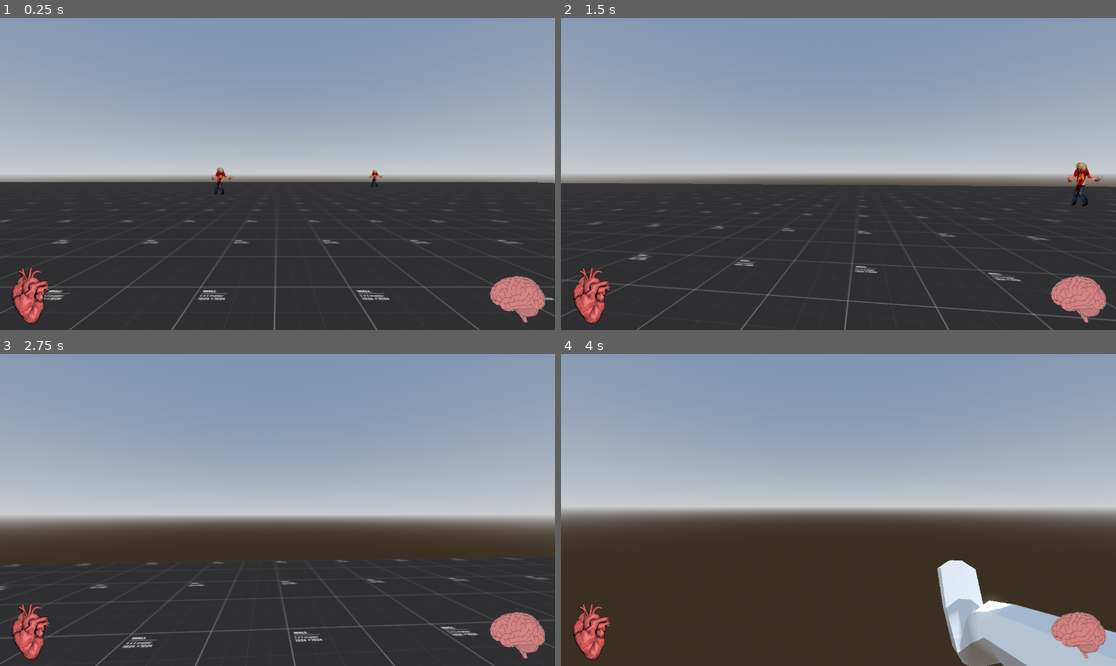
Above: before the commit, frames 1-4 (two rows, left to right).
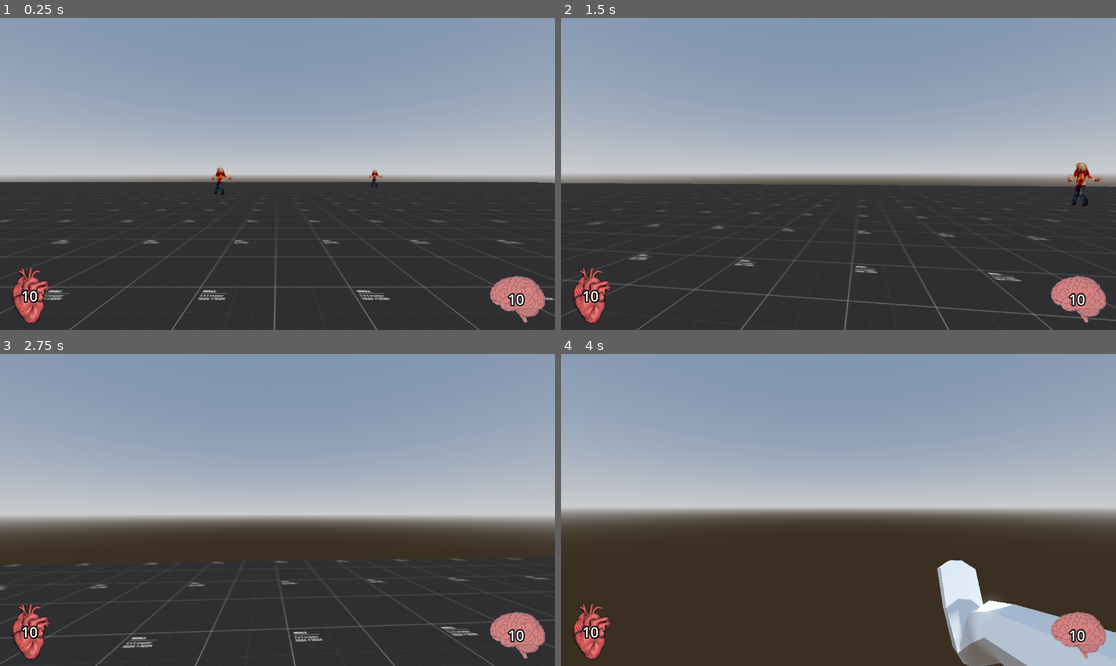
Above: after the commit, the same moments.

Repository: Jaret-McManus/BoomerShooter
Game: Godot game, scene res://scenes/main.tscn
Two runs of this game, one before a commit and one after it. Both use one fixed random seed, a clock stepped at 60 frames per second and the inputs below.
Inputs (mouse positions are in pixels of both pictures, inside the frame that each line leads up to):
- Up to frame 1 (0.25 s): no input
- Up to frame 2 (1.5 s): move the mouse to (866, 174) at 0.52 s; hold Q (kick) 0.53-1.28 s; hold W (forward) from 0.53 s (still down); tap Space (jump) at 0.77 s; move the mouse to (810, 174) at 1.27 s; tap Q (kick) at 1.35 s
- Up to frame 3 (2.75 s): keep holding W (forward); tap Space (jump) at 1.52 s; move the mouse to (288, 503) at 2.02 s; hold Q (kick) from 2.03 s (still down)
- Up to frame 4 (4 s): keep holding W (forward); move the mouse to (832, 516) at 2.77 s; release Q (kick) at 2.78 s; tap Q (kick) at 2.85 s; tap Space (jump) at 3.02, 3.77 s; move the mouse to (877, 513) at 3.52 s; hold Q (kick) from 3.53 s (still down)

The runs differ from the first frame. In frame 1, 0.2% of the frame differs, in the area x 3-95%, y 87-93%; in frame 2, 0.2%; in frame 3, 0.2%; in frame 4, 0.2%.

Commit message:
GUIManager script added
- GUI script sets health and sanity indicators
- player and GUIManager nodes added as variables to Globals script

Diff:
--- a/scenes/main.tscn
+++ b/scenes/main.tscn
@@ -1,8 +1,9 @@
-[gd_scene load_steps=5 format=3 uid="uid://c0xscpnnqghjx"]
+[gd_scene load_steps=6 format=3 uid="uid://c0xscpnnqghjx"]
 
 [ext_resource type="PackedScene" uid="uid://d14d06akjgjil" path="res://scenes/test_level.tscn" id="1_0wfyh"]
 [ext_resource type="Script" uid="uid://bgo7fmip27v01" path="res://scripts/screen_manager.gd" id="2_jyhfs"]
 [ext_resource type="Texture2D" uid="uid://r347wdjydb4x" path="res://textures/gui/heart.png" id="3_jyhfs"]
+[ext_resource type="Script" uid="uid://ch4xhh88221ey" path="res://scripts/gui_manager.gd" id="3_tbgi4"]
 [ext_resource type="Texture2D" uid="uid://jobylj2vrplb" path="res://textures/gui/brain.png" id="4_tbgi4"]
 
 [node name="main" type="Control"]
@@ -36,9 +37,14 @@
 [node name="ScreenManager" type="Node" parent="."]
 script = ExtResource("2_jyhfs")
 
-[node name="CanvasLayer" type="CanvasLayer" parent="."]
+[node name="GUIManager" type="CanvasLayer" parent="." node_paths=PackedStringArray("health_indicator", "sanity_indicator", "health_label", "sanity_label")]
+script = ExtResource("3_tbgi4")
+health_indicator = NodePath("HealthIndicator")
+sanity_indicator = NodePath("SanityIndicator")
+health_label = NodePath("HealthIndicator/Label")
+sanity_label = NodePath("SanityIndicator/Label2")
 
-[node name="HealthIndicator" type="TextureRect" parent="CanvasLayer"]
+[node name="HealthIndicator" type="TextureRect" parent="GUIManager"]
 anchors_preset = 2
 anchor_top = 1.0
 anchor_bottom = 1.0
@@ -48,7 +54,24 @@
 grow_vertical = 0
 texture = ExtResource("3_jyhfs")
 
-[node name="SanityIndicator" type="TextureRect" parent="CanvasLayer"]
+[node name="Label" type="Label" parent="GUIManager/HealthIndicator"]
+layout_mode = 1
+anchors_preset = 8
+anchor_left = 0.5
+anchor_top = 0.5
+anchor_right = 0.5
+anchor_bottom = 0.5
+offset_left = -20.0
+offset_top = -11.5
+offset_right = 20.0
+offset_bottom = 11.5
+grow_horizontal = 2
+grow_vertical = 2
+theme_override_constants/outline_size = 10
+theme_override_font_sizes/font_size = 30
+text = "10"
+
+[node name="SanityIndicator" type="TextureRect" parent="GUIManager"]
 anchors_preset = 3
 anchor_left = 1.0
 anchor_top = 1.0
@@ -60,3 +83,20 @@
 grow_horizontal = 0
 grow_vertical = 0
 texture = ExtResource("4_tbgi4")
+
+[node name="Label2" type="Label" parent="GUIManager/SanityIndicator"]
+layout_mode = 1
+anchors_preset = 8
+anchor_left = 0.5
+anchor_top = 0.5
+anchor_right = 0.5
+anchor_bottom = 0.5
+offset_left = -20.0
+offset_top = -21.0
+offset_right = 20.0
+offset_bottom = 21.0
+grow_horizontal = 2
+grow_vertical = 2
+theme_override_constants/outline_size = 10
+theme_override_font_sizes/font_size = 30
+text = "10"
--- a/scripts/globals/global.gd
+++ b/scripts/globals/global.gd
@@ -1,3 +1,5 @@
 extends Node
 
 const GRAVITY: Vector3 = Vector3.DOWN * 35
+var gui_manager : GUIManager
+var player : CharacterBody3D
--- /dev/null
+++ b/scripts/gui_manager.gd
@@ -0,0 +1,19 @@
+class_name GUIManager
+extends CanvasLayer
+
+@export var health_indicator : TextureRect
+@export var sanity_indicator : TextureRect
+#we can replace these labels with image-based stuff later
+@export var health_label : Label
+@export var sanity_label : Label
+
+
+func _ready() -> void:
+	#there's probably a better way to do this
+	Global.gui_manager = self
+
+func set_health(health: int) -> void:
+	health_label.text = str(health)
+
+func set_sanity(sanity: int) -> void:
+	sanity_label.text = str(sanity)
--- a/scripts/player.gd
+++ b/scripts/player.gd
@@ -11,8 +11,9 @@
 @onready var head: Node3D = $Head
 @onready var camera: Camera3D = $Head/Camera3D
 
+func _ready() -> void:
+	Global.player = self
 # --- MOVED THIS TO THE SCREEN MANAGER SCRIPT ---#
-#func _ready() -> void:
 	#Input.mouse_mode = Input.MOUSE_MODE_CAPTURED
 
 
Not shown, added: scripts/gui_manager.gd.uid
